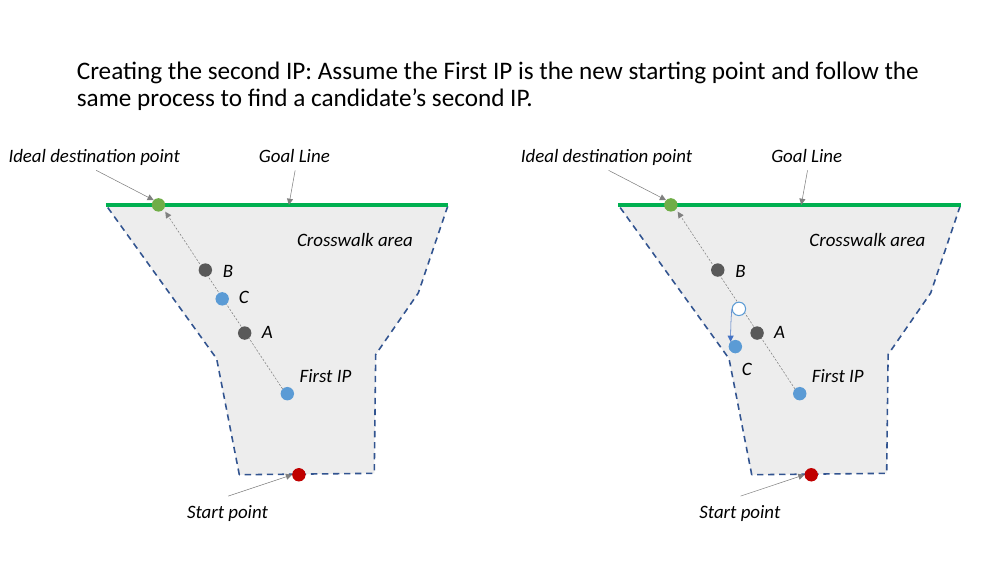
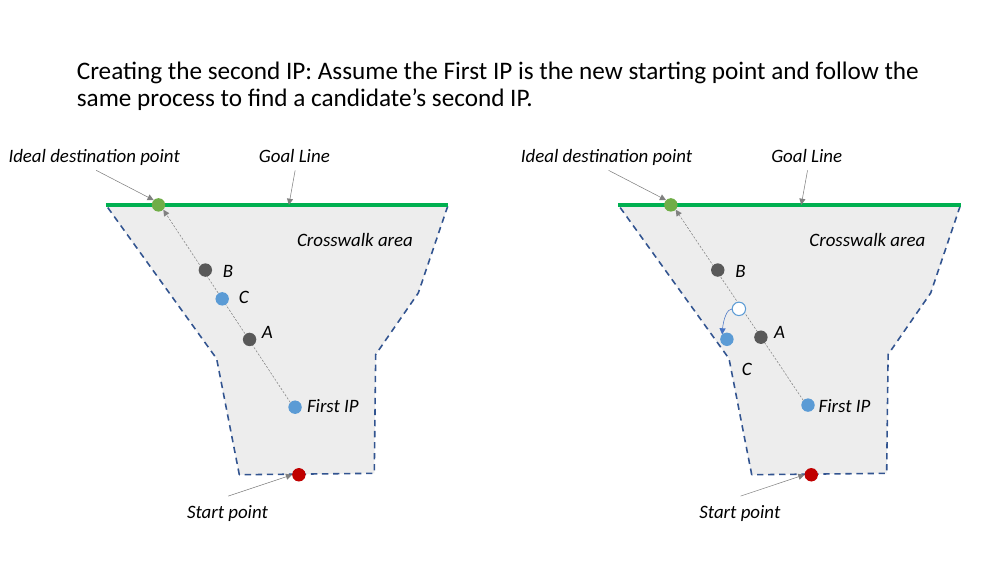
Before and after one commit to adhocmaster/carla-jaywalker-experiments, a slide deck: slide 13 of docs/Soft-Trajectory-Generation.pptx (slide 11 before the commit). Drawn at 1008x567 pixels with LibreOffice and Linux fonts; fonts in the diff are those of the drawing. Boxes give left, top, right and bottom in pixels: in the first picture for what was removed or moved away, otherwise in the second. Text is boxed around its words. In the diff, an @@ line names an element or a change of style, - is before the commit and + after.

```diff
--- a/docs/Soft-Trajectory-Generation.pptx
+++ b/docs/Soft-Trajectory-Generation.pptx
@@ arrow moved from (283, 389) - (166, 212) to (290, 402) - (163, 209) @@
@@ arrow moved from (796, 389) - (678, 212) to (804, 401) - (676, 209) @@
@@ curved arrow moved from (732, 309) - (730, 342) to (732, 309) - (722, 335) @@
@@ ellipse: place and size @@
-ellipse at box(238, 327, 252, 340)
+ellipse at box(243, 333, 256, 346)
@@ ellipse: place and size @@
-ellipse at box(729, 340, 743, 354)
+ellipse at box(721, 333, 734, 346)
@@ ellipse: place and size @@
-ellipse at box(751, 327, 765, 340)
+ellipse at box(755, 330, 768, 344)
@@ ellipse: place and size @@
-ellipse at box(281, 387, 294, 401)
+ellipse at box(288, 401, 302, 414)
@@ text "First IP": place and size @@
-text "First IP" at box(300, 369, 351, 382)
+text "First IP" at box(307, 399, 358, 412)
@@ ellipse: place and size @@
-ellipse at box(793, 387, 807, 401)
+ellipse at box(802, 399, 815, 412)
@@ text "First IP": place and size @@
-text "First IP" at box(812, 369, 863, 382)
+text "First IP" at box(819, 399, 870, 412)
```
Also in this commit, not shown: 9 other slides changed, 3 slides added.
